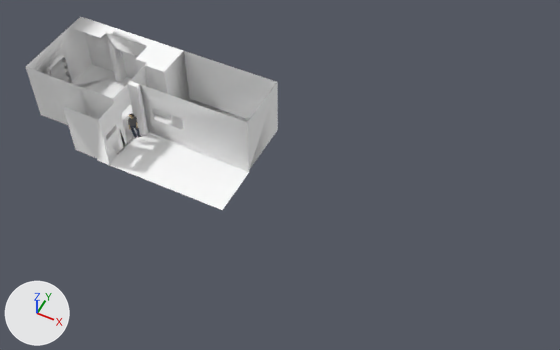
A saved change to the COLLADA model files/8rue-patins.dae.
Before and after are seen from a 50 mm lens placed at (18.7, -20.4, 27.3), pointed at (8.2, 0.7, 0.9). Lighting does not change. The marker at lower left points along +X, +Y and +Z. Vertices at the same position are counted once.

Objects in the first picture: 'SketchUp', 'Susan'.
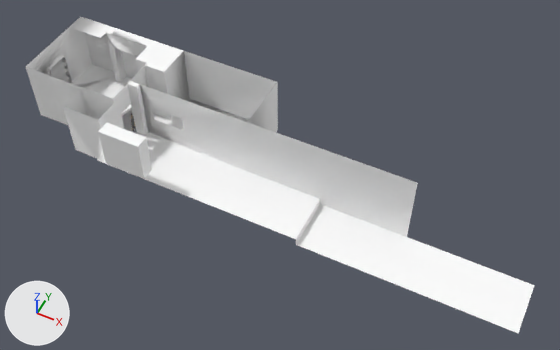
Edits to the bpy script that builds the scene:
```text
Change me_sketchup:
    used by ob_sketchup; location = (0.0, 0.0, 0.0)
    remove me_sketchup.from_pydata(...)  # 122 vertices, 248 faces; spans x -4.87..6.35, y -1.55..4.06, z -0.15..3.16
    add me_sketchup.from_pydata(...)  # 143 vertices, 286 faces; spans x -4.87..20.12, y -2.2..4.06, z -0.53..3.16
    me_sketchup part 1
    1 vertex is removed from x 6.35, y -1.55, z -0.15
    12 faces are deleted
    22 vertices are added at x -0.51..20.12, y -2.2..4.06, z -0.53..3.16
    50 new faces join them
Change ob_susan:
    ob_susan.rotation_euler: (0.0, 0.0, 0.87) -> (0.0, 0.0, 1.914)  # degrees (0, 0, 50) -> degrees (0, 0, 110)
```

Boxes (x1, y1, x2, y2) around the edits, measured in the pictures (560 x 350 px):
'SketchUp', reshaped (102% wider, 63% taller)
    before: (26, 17, 278, 210)
    after: (26, 17, 535, 333)
'Susan', turned
    before: (128, 113, 142, 139)
    after: (131, 113, 137, 134)
part 1 of me_sketchup, built on
    before: (110, 51, 249, 210)
    after: (98, 51, 535, 333)
